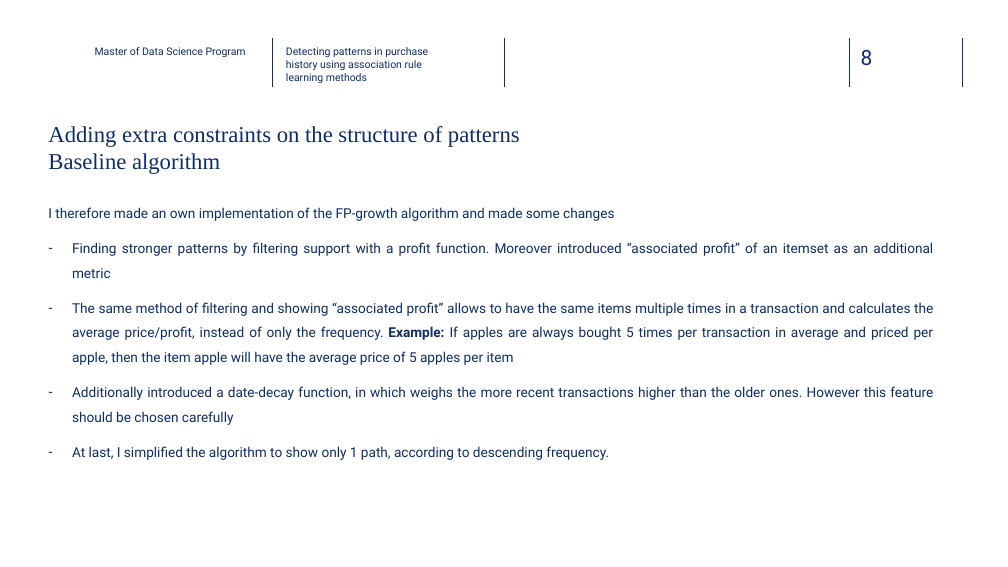
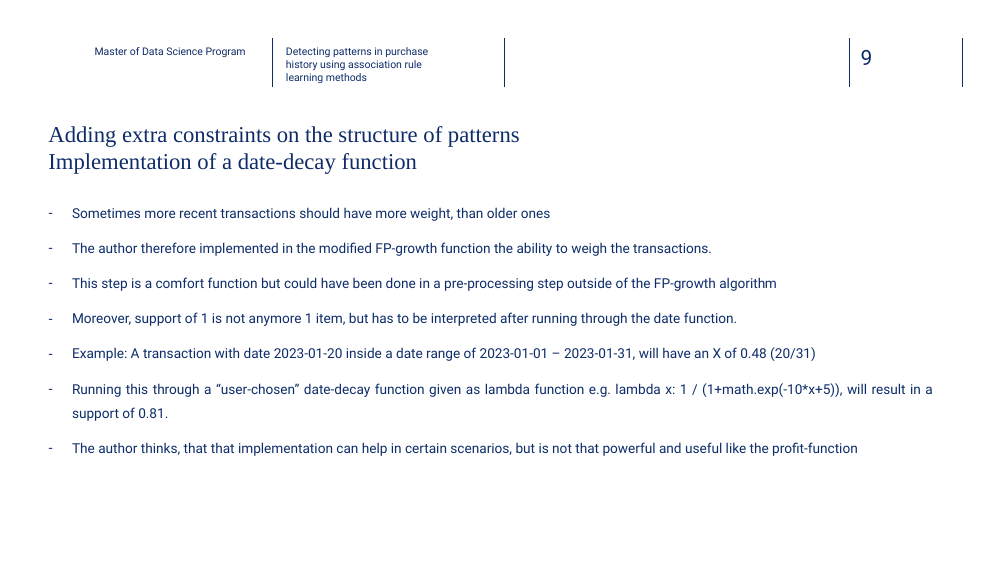
Before and after one commit to dawei7/Detecting-patterns-in-purchase-history-using-association-rule-learning-methods, a slide deck: slide 9 of MasterThesis/Presentation_Detecting-patterns-in-purchase-history-using-association-rule-learning-methods_latest.pptx (slide 8 before the commit). Drawn at 1008x567 pixels with LibreOffice and Linux fonts; fonts in the diff are those of the drawing; background and template pictures are left out. Boxes give left, top, right and bottom in pixels: in the first picture for what was removed or moved away, otherwise in the second. Text is boxed around its words. In the diff, an @@ line names an element or a change of style, - is before the commit and + after.

```diff
--- a/MasterThesis/Presentation_Detecting-patterns-in-purchase-history-using-association-rule-learning-methods_latest.pptx
+++ b/MasterThesis/Presentation_Detecting-patterns-in-purchase-history-using-association-rule-learning-methods_latest.pptx
@@ page number at bbox=[861, 50, 873, 65]: text changed @@
-8
+9
@@ title at bbox=[48, 126, 520, 174]: text changed @@
-Adding extra constraints on the structure of patterns
-Baseline algorithm
+Adding extra constraints on the structure of patterns
+Implementation of a date-decay function
@@ text at bbox=[72, 207, 932, 456]: text changed @@
-I therefore made an own implementation of the FP-growth algorithm and made some changes
-– Finding stronger patterns by filtering support with a profit function. Moreover introduced “associated profit” of an itemset as an additional metric
-– The same method of filtering and showing “associated profit” allows to have the same items multiple times in a transaction and calculates the average price/profit, instead of only the frequency. Example: If apples are always bought 5 times per transaction in average and priced per apple, then the item apple will have the average price of 5 apples per item
-– Additionally introduced a date-decay function, in which weighs the more recent transactions higher than the older ones. However this feature should be chosen carefully
-– At last, I simplified the algorithm to show only 1 path, according to descending frequency.
+– Sometimes more recent transactions should have more weight, than older ones
+– The author therefore implemented in the modified FP-growth function the ability to weigh the transactions.
+– This step is a comfort function but could have been done in a pre-processing step outside of the FP-growth algorithm
+– Moreover, support of 1 is not anymore 1 item, but has to be interpreted after running through the date function.
+– Example: A transaction with date 2023-01-20 inside a date range of 2023-01-01 – 2023-01-31, will have an X of 0.48 (20/31)
+– Running this through a “user-chosen” date-decay function given as lambda function e.g. lambda x: 1 / (1+math.exp(-10*x+5)), will result in a support of 0.81.
+– The author thinks, that that implementation can help in certain scenarios, but is not that powerful and useful like the profit-function
```
Also in this commit, not shown: 3 slides added, 10 other files.
